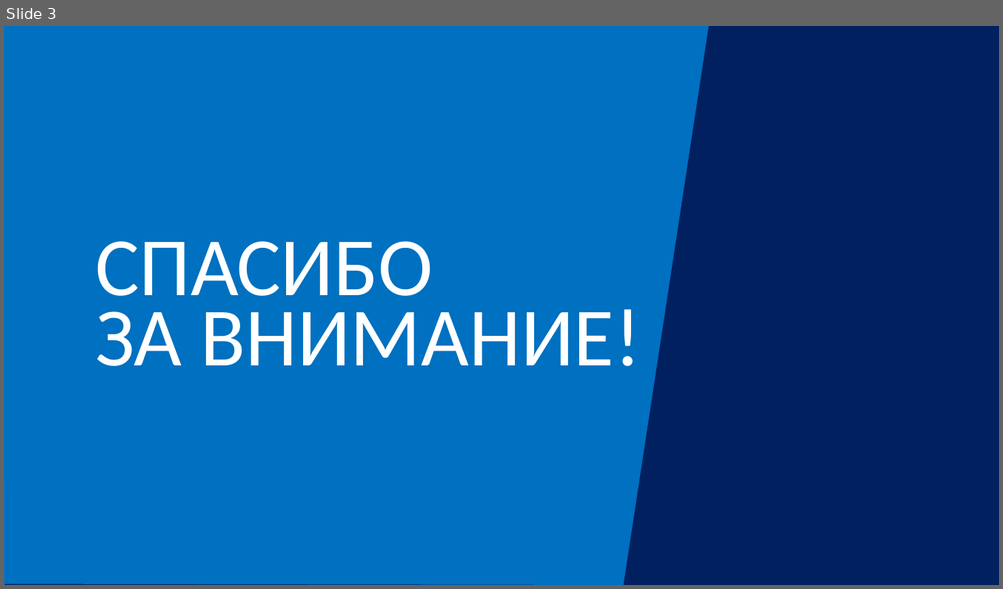
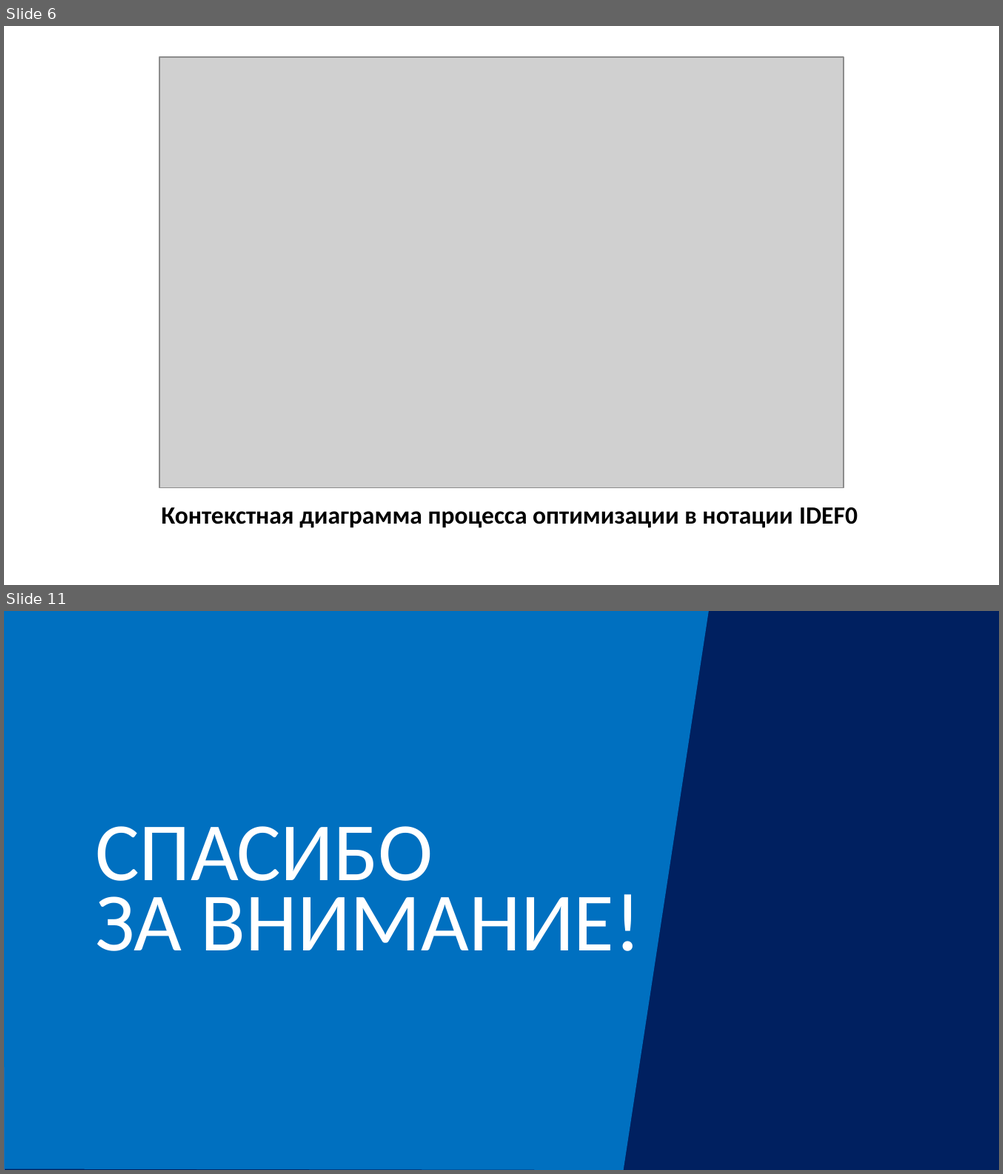
Before and after one commit to kostasmov/SevSU, a slide deck: 8 семестр/ПпЦП/Итоговая презентация.pptx. Shown one above the other, each under a label of ours: slide 3 before the commit, slides 6 and 11 after it; the slides between them are not shown. The pictures are 1003x589 and 1003x1174 pixels, drawn with LibreOffice and Linux fonts; fonts in the diff are those of the drawing; grey boxes stand for pictures. Boxes give left, top, right and bottom in pixels: in the first picture for what was removed or moved away, otherwise in the second. Text is boxed around its words. In the diff, an @@ line names an element or a change of style, - is before the commit and + after.

```diff
--- a/8 семестр/ПпЦП/Итоговая презентация.pptx
+++ b/8 семестр/ПпЦП/Итоговая презентация.pptx
@@ slide 6 added at [4, 26, 999, 585], background #FFFFFF @@
@@ picture added at [159, 57, 843, 488] @@
@@ text added at [161, 508, 857, 528], 18 pt, text #000000, bold @@
+Контекстная диаграмма процесса оптимизации в нотации IDEF0
@@ what was slide 3 is now slide 11 @@
```
Also in this commit, not shown: 1 slide changed, 8 other slides added, 1 slide removed, 31 other files.
